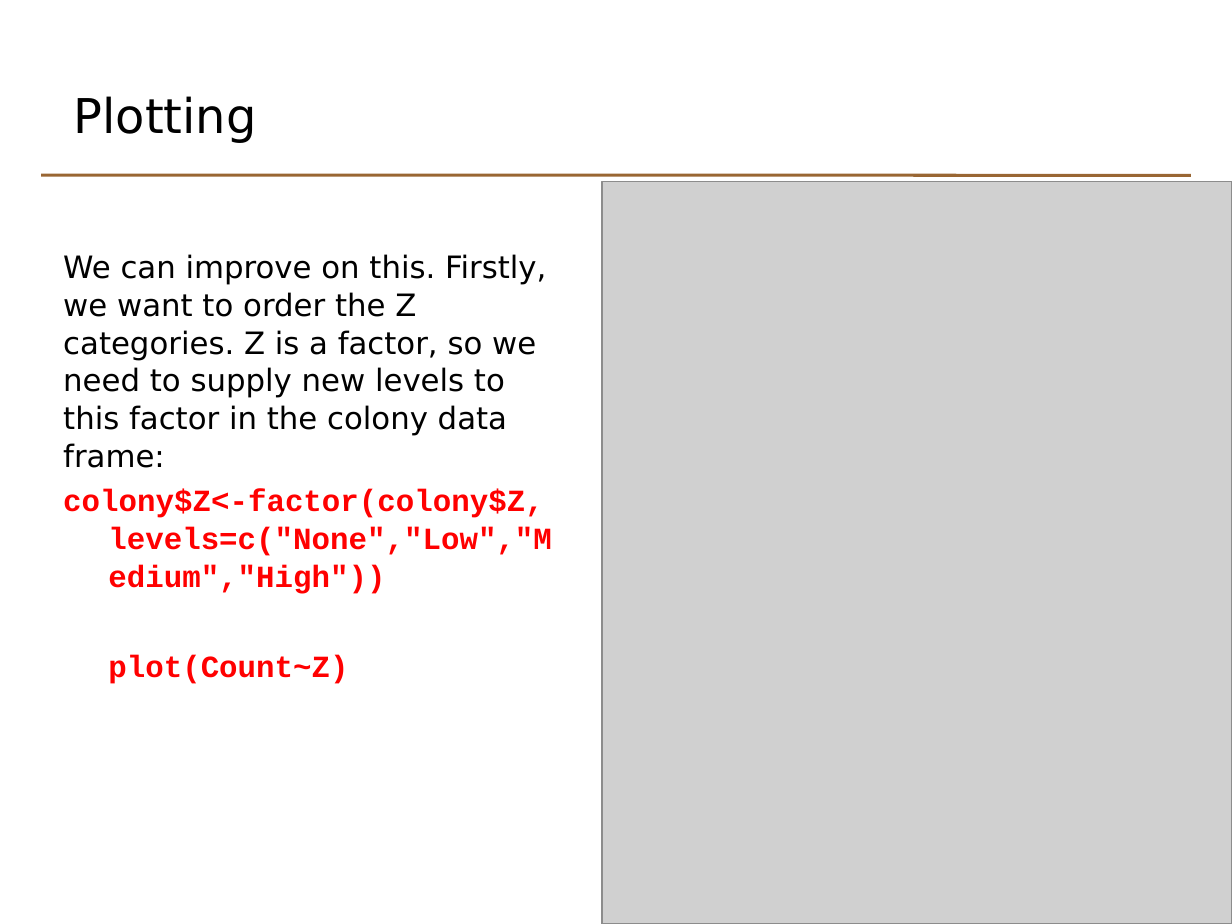
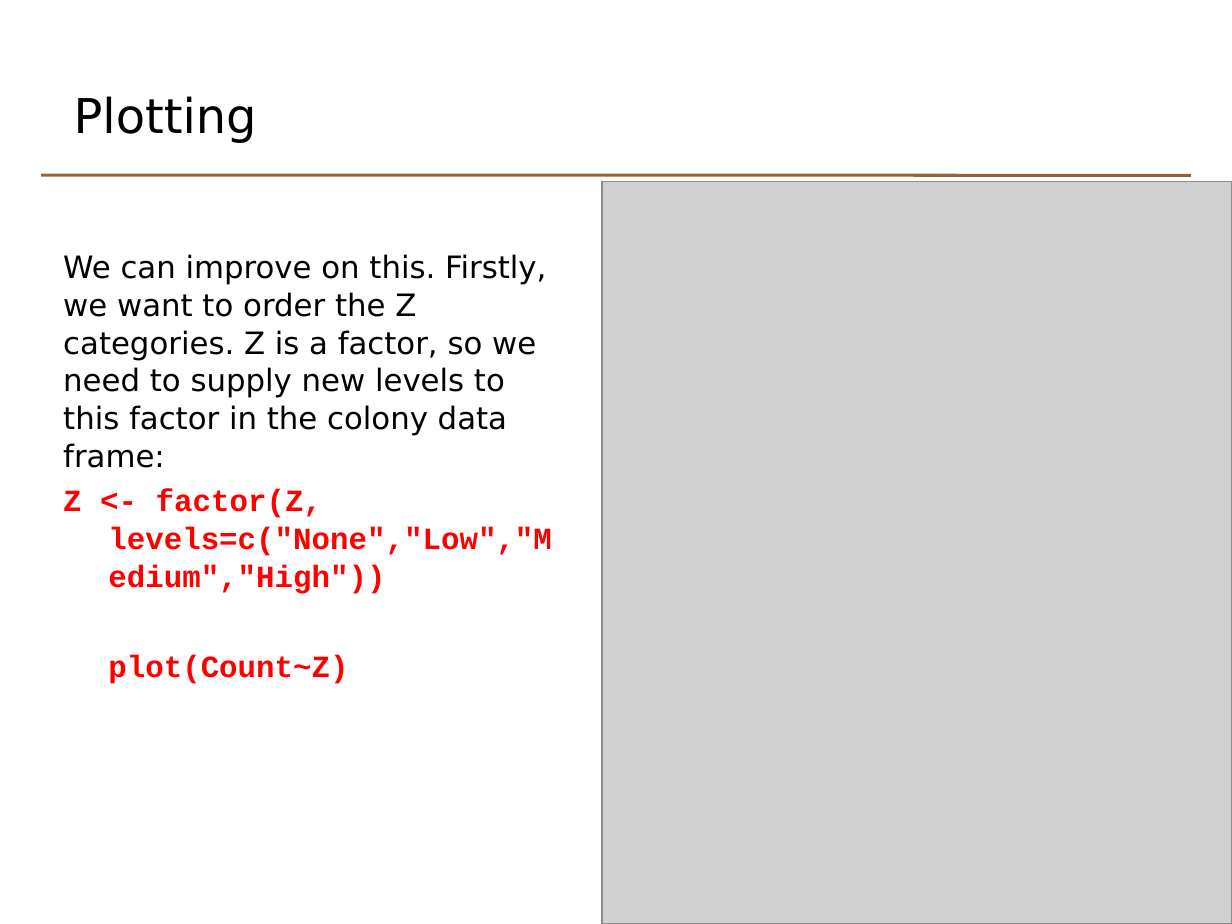
Before and after one commit to johnomics/basicr, a slide deck: slide 10 of Basic_R_Day_2_slides.odp. Drawn at 1232x924 pixels with LibreOffice and Linux fonts; fonts in the diff are those of the drawing; grey boxes stand for pictures. Boxes give left, top, right and bottom in pixels: in the first picture for what was removed or moved away, otherwise in the second. Text is boxed around its words. In the diff, an @@ line names an element or a change of style, - is before the commit and + after.

```diff
--- a/Basic_R_Day_2_slides.odp
+++ b/Basic_R_Day_2_slides.odp
@@ text at box(63, 489, 552, 594): text changed @@
-colony$Z<-factor(colony$Z, levels=c("None","Low","Medium","High"))
+Z <- factor(Z, levels=c("None","Low","Medium","High"))
```
Also in this commit, not shown: 2 other slides changed, 3 other files.
